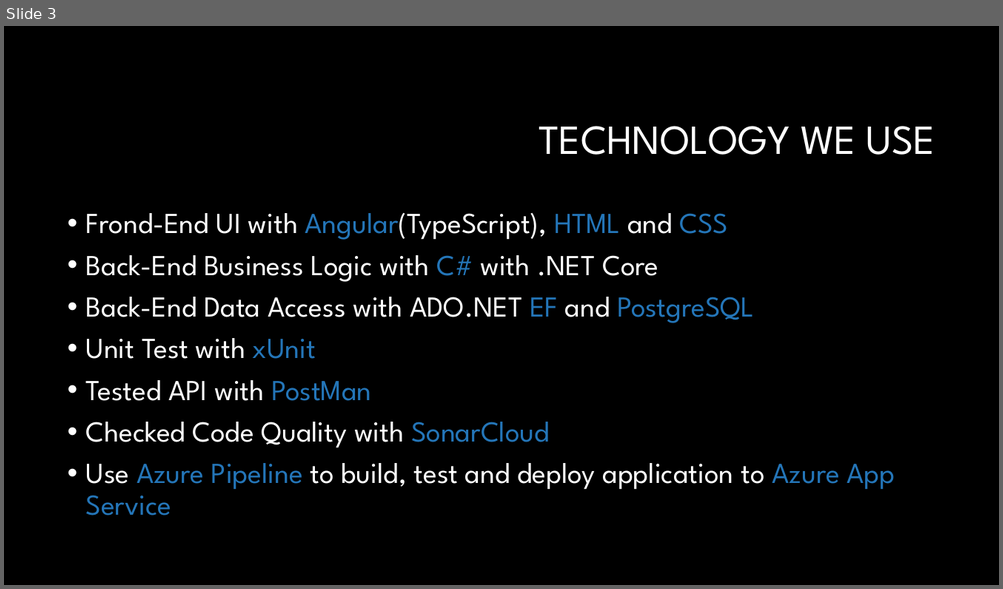
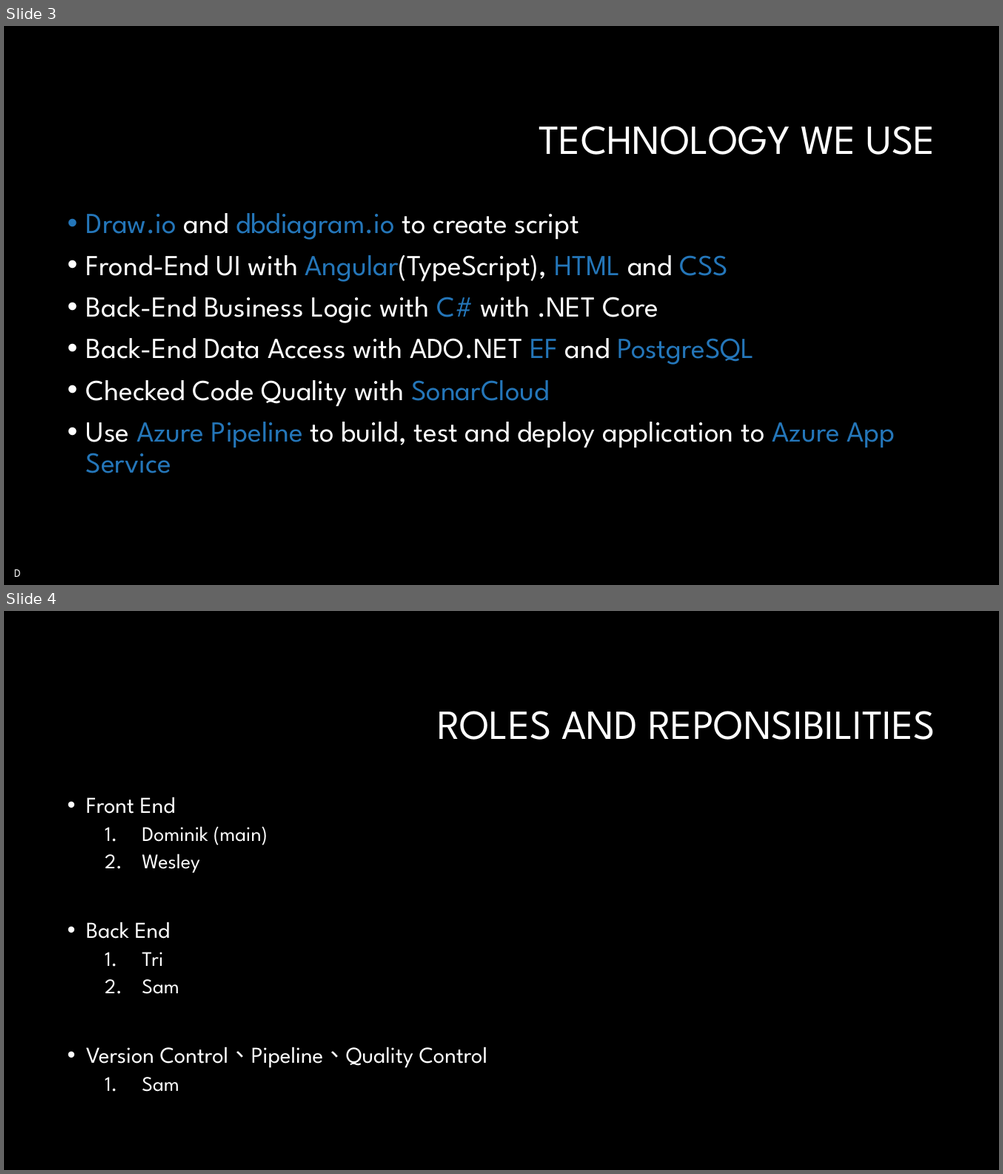
Before and after one commit to 1909-sep30-net/SWeenTeneD-Airline-project2, a slide deck: Sweentened-Airline.pptx. Shown one above the other, each under a label of ours: slide 3 before the commit, slides 3 and 4 after it. The pictures are 1003x589 and 1003x1174 pixels, drawn with LibreOffice and Linux fonts; fonts in the diff are those of the drawing; background and template pictures are left out. Boxes give left, top, right and bottom in pixels: in the first picture for what was removed or moved away, otherwise in the second. Text is boxed around its words. In the diff, an @@ line names an element or a change of style, - is before the commit and + after.

```diff
--- a/Sweentened-Airline.pptx
+++ b/Sweentened-Airline.pptx
@@ slide 4 added at (4,611,999,1170), background #000000 @@
@@ title added at (437,711,935,740), 40 pt, text #FFFFFF @@
+ROLES AND REPONSIBILITIES
@@ text added at (86,797,488,1092), 22 pt, text #FFFFFF @@
+• Front End
+  1. Dominik (main)
+  2. Wesley
+• Back End
+  1. Tri
+  2. Sam
+• Version Control、Pipeline、Quality Control
+  1. Sam
@@ slide 3 changed as well @@
@@ text at (86,213,580,240): paragraph added @@
+• Draw.io and dbdiagram.io to create script
@@ text at (86,338,371,401): paragraphs removed @@
-• Unit Test with xUnit
-• Tested API with PostMan
@@ text added at (14,569,21,577), 11 pt, text #FFFFFF @@
+• D
```
Also in this commit, not shown: 2 other slides changed, 6 other slides added, 14 other files.
